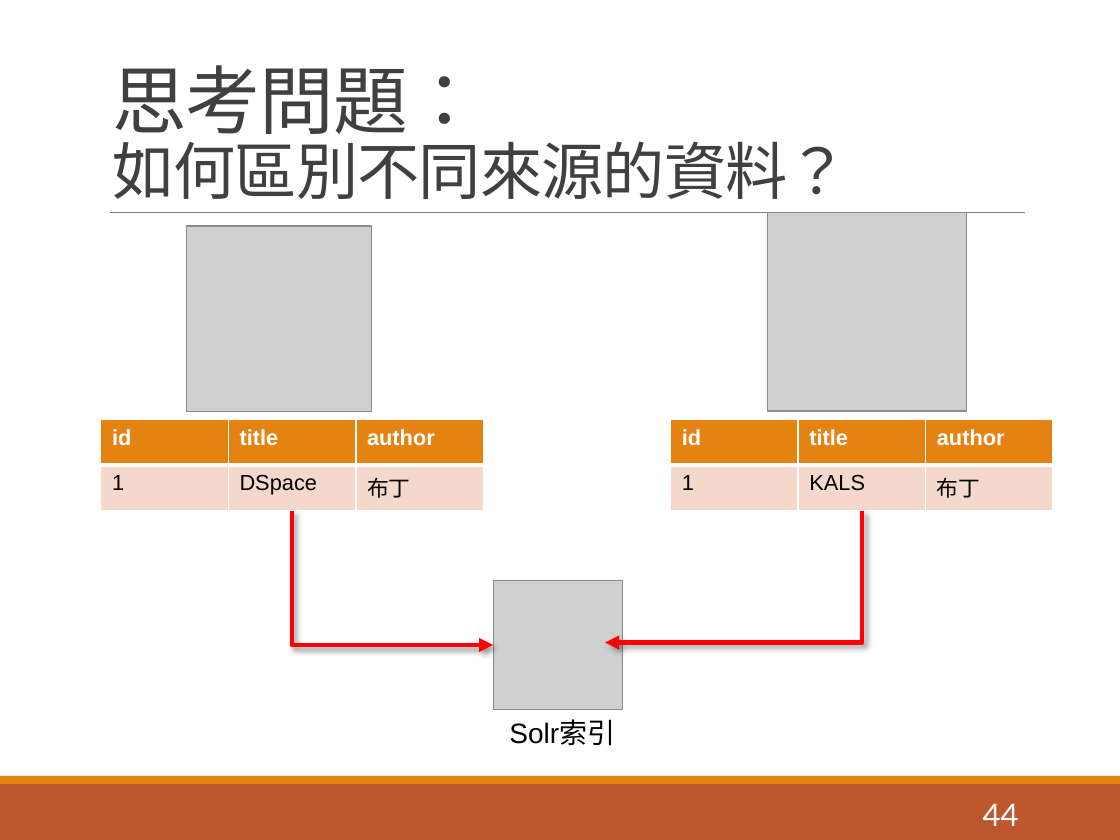
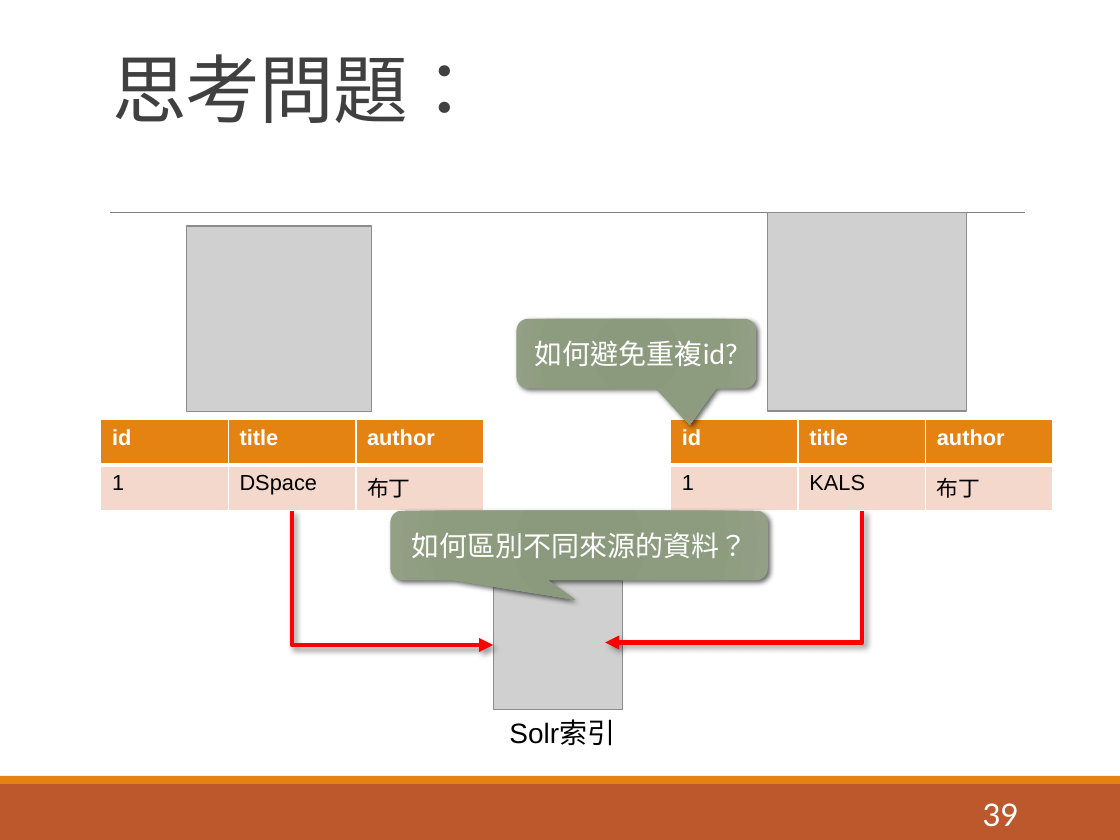
Before and after one commit to pulipulichen/ir-practice-solr, a slide deck: slide 39 of Apache Solr教學介紹.pptx (slide 44 before the commit). Drawn at 1120x840 pixels with LibreOffice and Linux fonts; fonts in the diff are those of the drawing; grey boxes stand for pictures. Boxes give left, top, right and bottom in pixels: in the first picture for what was removed or moved away, otherwise in the second. Text is boxed around its words. In the diff, an @@ line names an element or a change of style, - is before the commit and + after.

```diff
--- a/Apache Solr教學介紹.pptx
+++ b/Apache Solr教學介紹.pptx
@@ title at (112,54,482,123): text changed; size 40 to 48 pt @@
-思考問題：
-如何區別不同來源的資料？
+思考問題：
@@ rounded speech box added at (516,319,756,389), fill gradient #8A987B to #8B997D to #8D9C7E to #94A187, 18 pt, text #FFFFFF @@
+如何避免重複id?
@@ rounded speech box added at (391,511,768,580), fill gradient #8A987B to #8B997D to #8D9C7E to #94A187, 18 pt, text #FFFFFF @@
+如何區別不同來源的資料？
@@ page number at (983,803,1019,827): text changed @@
-44
+39
```
Also in this commit, not shown: 27 other slides changed, 1 slide added, 1 slide removed, 13 other files.
